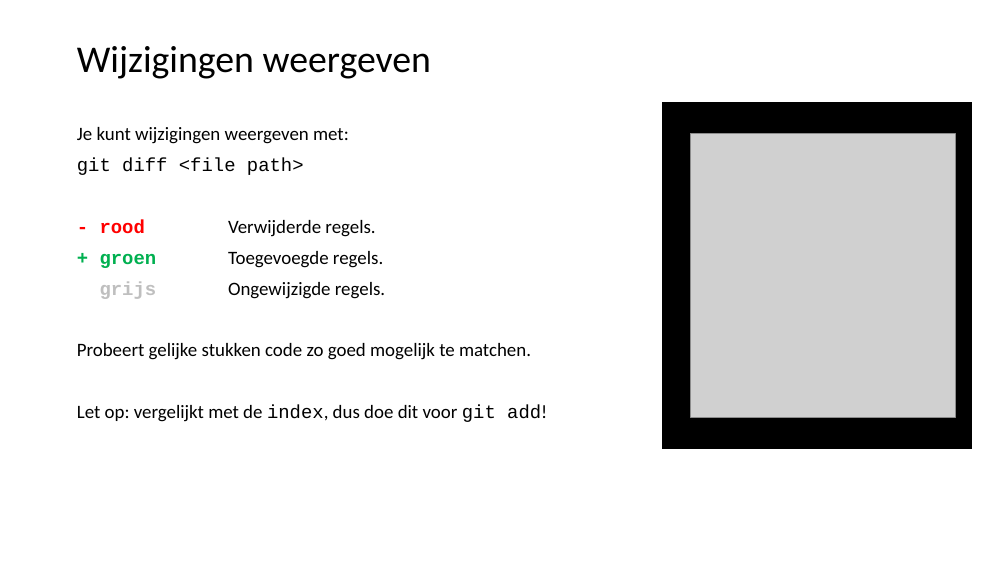
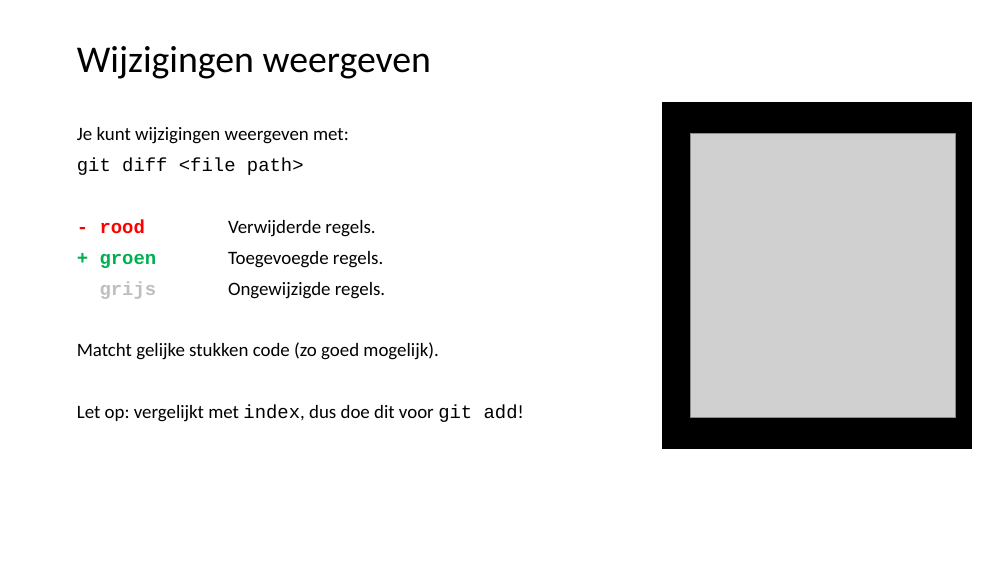
Before and after one commit to LFKoning/knowledge-sharing, a slide deck: slide 27 of git_course/1_basics/git_basic.pptx (slide 21 before the commit). Drawn at 1008x567 pixels with LibreOffice and Linux fonts; fonts in the diff are those of the drawing; grey boxes stand for pictures. Boxes give left, top, right and bottom in pixels: in the first picture for what was removed or moved away, otherwise in the second. Text is boxed around its words. In the diff, an @@ line names an element or a change of style, - is before the commit and + after.

```diff
--- a/git_course/1_basics/git_basic.pptx
+++ b/git_course/1_basics/git_basic.pptx
@@ text at (77, 342, 524, 422): text changed @@
-Probeert gelijke stukken code zo goed mogelijk te matchen.
-Let op: vergelijkt met de index, dus doe dit voor git add!
+Matcht gelijke stukken code (zo goed mogelijk).
+Let op: vergelijkt met index, dus doe dit voor git add!
```
Also in this commit, not shown: 40 other slides changed, 10 slides added, 2 other files.
